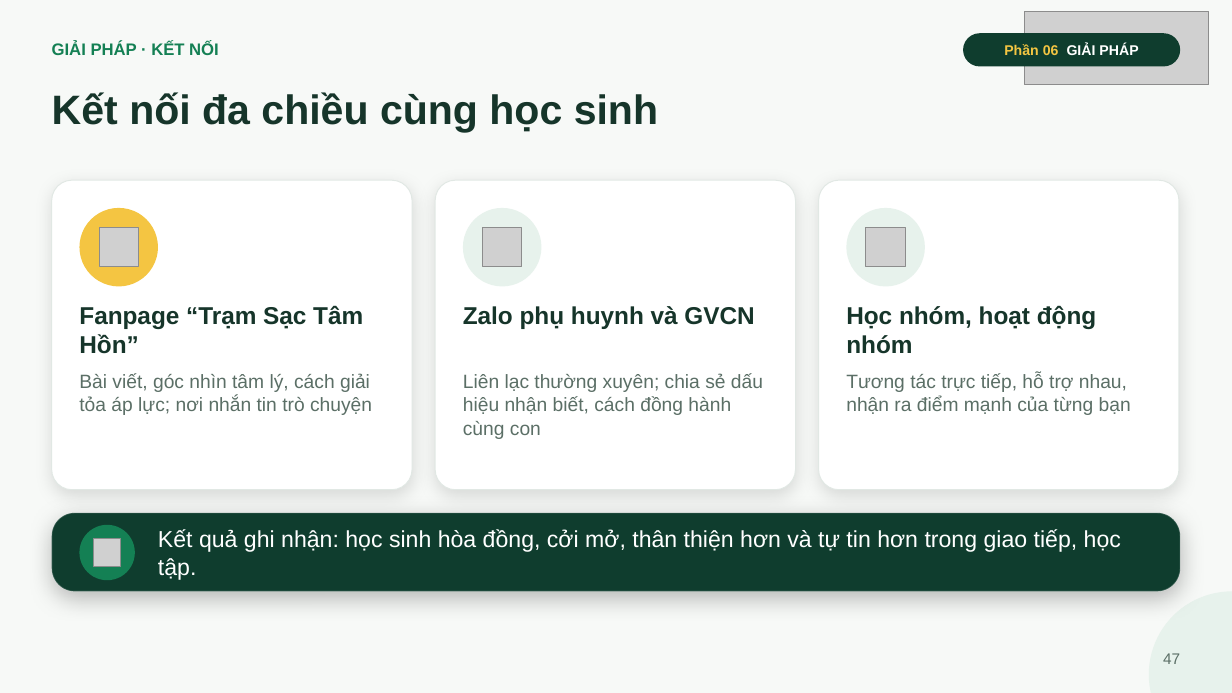
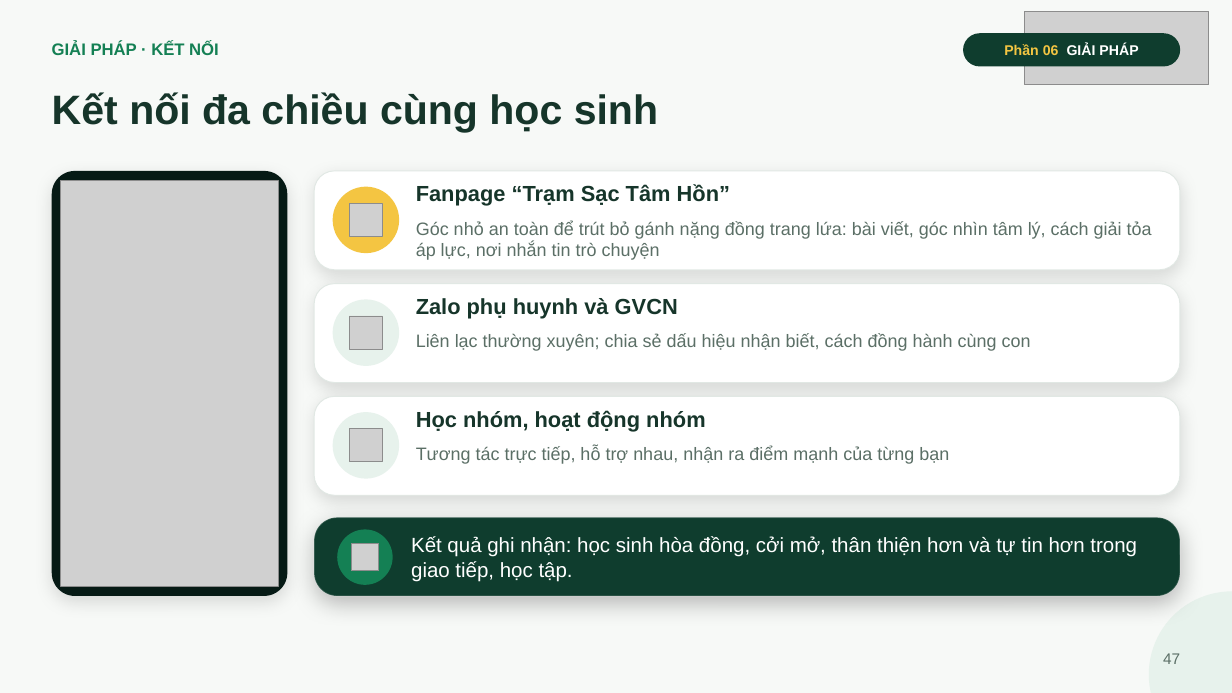
Before and after one commit to ngohuonglan2003-lab/Ppt-canva-ap-luc-dong-trang-lua, a slide deck: slide 47 of slide/Ap-luc-dong-trang-lua.pptx. Drawn at 1232x693 pixels with LibreOffice and Linux fonts; fonts in the diff are those of the drawing; grey boxes stand for pictures. Boxes give left, top, right and bottom in pixels: in the first picture for what was removed or moved away, otherwise in the second. Text is boxed around its words. In the diff, an @@ line names an element or a change of style, - is before the commit and + after.

```diff
--- a/slide/Ap-luc-dong-trang-lua.pptx
+++ b/slide/Ap-luc-dong-trang-lua.pptx
@@ rounded rectangle: place and size @@
-rounded rectangle at [52,180,412,490]
+rounded rectangle at [52,171,287,596]
@@ rounded rectangle at [52,171,287,596]: fill #FFFFFF to #061A15; outline #E1E8E4 0.75 pt to none; proportions changed @@
@@ rounded rectangle added at [314,171,1180,270], fill #FFFFFF, outline #E1E8E4 0.75 pt @@
@@ picture added at [61,180,278,587] @@
@@ ellipse: place and size @@
-ellipse at [79,208,158,287]
+ellipse at [333,187,399,253]
@@ picture: place and size @@
-picture at [99,227,138,266]
+picture at [349,203,383,237]
@@ text "Fanpage “Trạm Sạc Tâm Hồn”": place and size @@
-text "Fanpage “Trạm Sạc Tâm Hồn”" at [79,305,363,354]
+text "Fanpage “Trạm Sạc Tâm Hồn”" at [416,184,730,206]
@@ rounded rectangle removed at [819,180,1179,490] @@
@@ text at [416,221,1152,260]: text changed; size 15 to 14 pt @@
-Bài viết, góc nhìn tâm lý, cách giải tỏa áp lực; nơi nhắn tin trò chuyện
+Góc nhỏ an toàn để trút bỏ gánh nặng đồng trang lứa: bài viết, góc nhìn tâm lý, cách giải tỏa áp lực, nơi nhắn tin trò chuyện
@@ rounded rectangle: place and size @@
-rounded rectangle at [435,180,796,490]
+rounded rectangle at [314,284,1180,383]
@@ rounded rectangle at [314,284,1180,383]: proportions changed @@
@@ ellipse: place and size @@
-ellipse at [463,208,542,287]
+ellipse at [333,299,399,366]
@@ text "Zalo phụ huynh và GVCN": place and size @@
-text "Zalo phụ huynh và GVCN" at [463,306,754,329]
+text "Zalo phụ huynh và GVCN" at [416,298,678,319]
@@ picture: place and size @@
-picture at [482,227,521,266]
+picture at [349,316,383,349]
@@ text "Liên lạc thường xuyên; chia ..." at [416,334,1031,351]: size 15 to 14 pt @@
@@ text "Liên lạc thường xuyên; chia ...": place and size @@
-text "Liên lạc thường xuyên; chia ..." at [463,373,763,439]
+text "Liên lạc thường xuyên; chia ..." at [416,334,1031,351]
@@ rounded rectangle added at [314,396,1180,495], fill #FFFFFF, outline #E1E8E4 0.75 pt @@
@@ ellipse: place and size @@
-ellipse at [847,208,925,287]
+ellipse at [333,412,399,479]
@@ size 19 to 17 pt in 3 elements at [416,298,678,319], [416,184,730,206], [416,410,705,432] @@
@@ text "Học nhóm, hoạt động nhóm": place and size @@
-text "Học nhóm, hoạt động nhóm" at [846,305,1096,354]
+text "Học nhóm, hoạt động nhóm" at [416,410,705,432]
@@ picture: place and size @@
-picture at [866,227,905,266]
+picture at [349,429,383,462]
@@ text "Tương tác trực tiếp, hỗ ...": place and size @@
-text "Tương tác trực tiếp, hỗ ..." at [846,373,1131,415]
+text "Tương tác trực tiếp, hỗ ..." at [416,446,949,464]
@@ text "Tương tác trực tiếp, hỗ ..." at [416,446,949,464]: size 15 to 14 pt @@
@@ rounded rectangle: place and size @@
-rounded rectangle at [52,513,1180,592]
+rounded rectangle at [314,518,1180,596]
@@ ellipse: place and size @@
-ellipse at [79,525,135,580]
+ellipse at [337,530,393,585]
@@ text "Kết quả ghi nhận: học ...": place and size @@
-text "Kết quả ghi nhận: học ..." at [158,529,1121,580]
+text "Kết quả ghi nhận: học ..." at [411,536,1137,582]
@@ text "Kết quả ghi nhận: học ..." at [411,536,1137,582]: size 18 to 16 pt @@
@@ picture: place and size @@
-picture at [93,539,121,567]
+picture at [351,543,379,571]
```
Also in this commit, not shown: 12 other slides changed, 4 other files.
